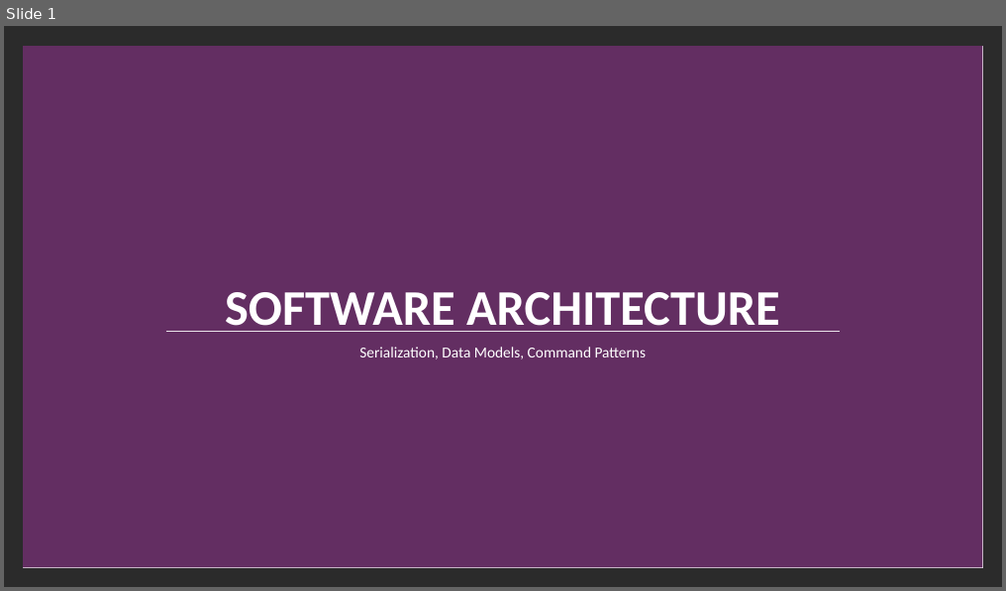
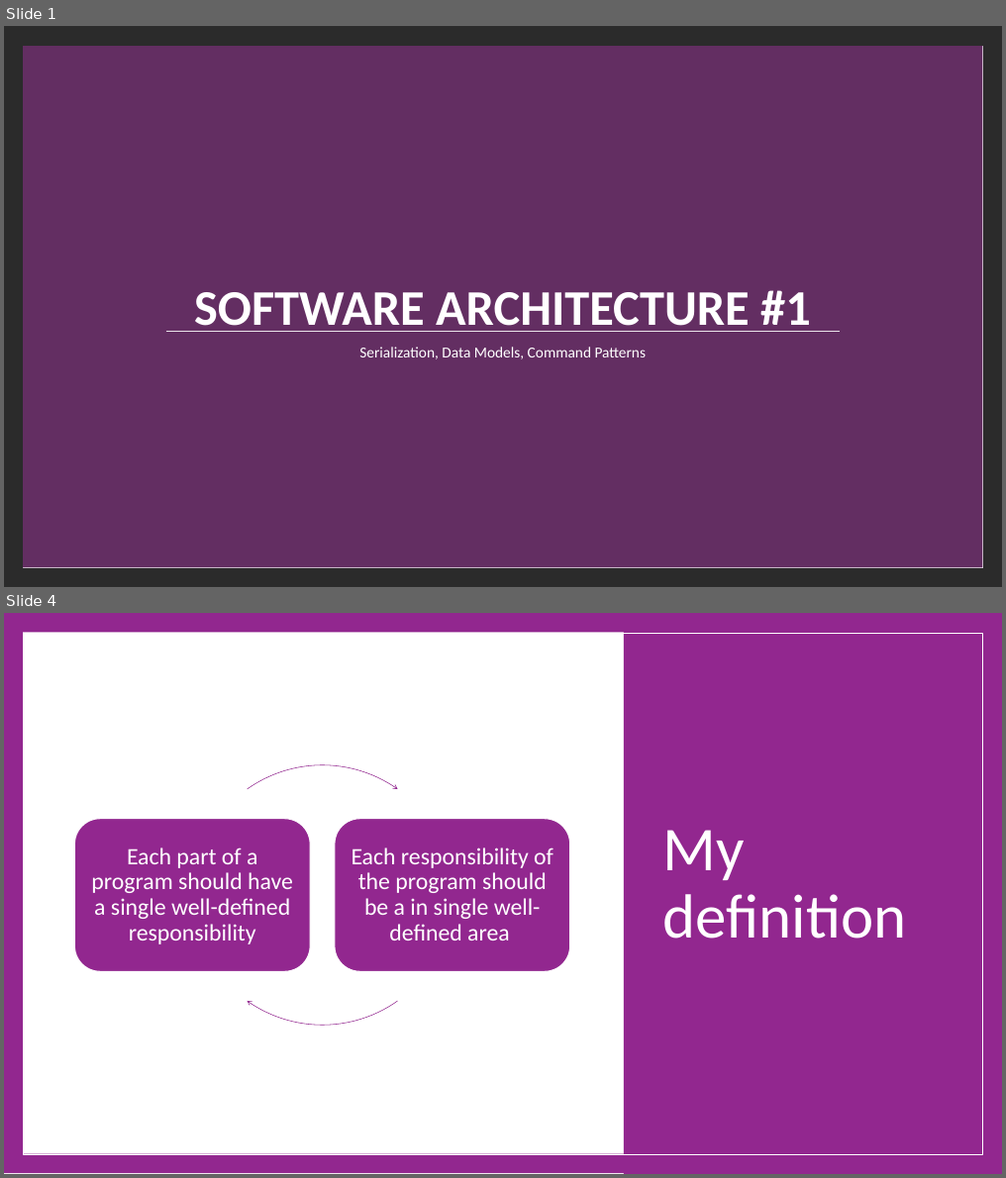
Before and after one commit to cdiggins/cs321, a slide deck: class-notes/cs321-winter-2023-lecture-17-architecture.pptx. Shown one above the other, each under a label of ours: slide 1 before the commit, slides 1 and 4 after it; the slides between them are not shown. The pictures are 1006x591 and 1006x1178 pixels, drawn with LibreOffice and Linux fonts; fonts in the diff are those of the drawing; background and template pictures are left out; a plain dark background stands for a picture behind light text. Boxes give left, top, right and bottom in pixels: in the first picture for what was removed or moved away, otherwise in the second. Text is boxed around its words. In the diff, an @@ line names an element or a change of style, - is before the commit and + after.

```diff
--- a/class-notes/cs321-winter-2023-lecture-17-architecture.pptx
+++ b/class-notes/cs321-winter-2023-lecture-17-architecture.pptx
@@ slide 4 added at [4,613,1002,1174], background #FFFFFF @@
@@ rectangle added at [4,613,1002,1173], fill #92278F @@
@@ rectangle added at [23,633,982,1155], fill #FFFFFF @@
@@ rectangle added at [23,633,982,1155], outline #FFFFFF 1 pt @@
@@ rectangle added at [624,613,1002,1174], fill #92278F @@
@@ group added at [75,765,570,1025]: 2 rounded rectangles, 2 texts, 2 freeform shapes @@
+Each part of a program should have a single well-defined responsibility
+Each responsibility of the program should be a in single well-defined area
@@ title added at [663,830,907,939], 90 pt, text #FFFFFF @@
+My definition
@@ slide 1 changed as well @@
@@ title at [194,290,811,332]: text changed @@
-SOFTWARE ARCHITECTURE
+SOFTWARE ARCHITECTURE #1
```
Also in this commit, not shown: 6 other slides changed, 18 other slides added, 10 slides removed, 1 other file.
